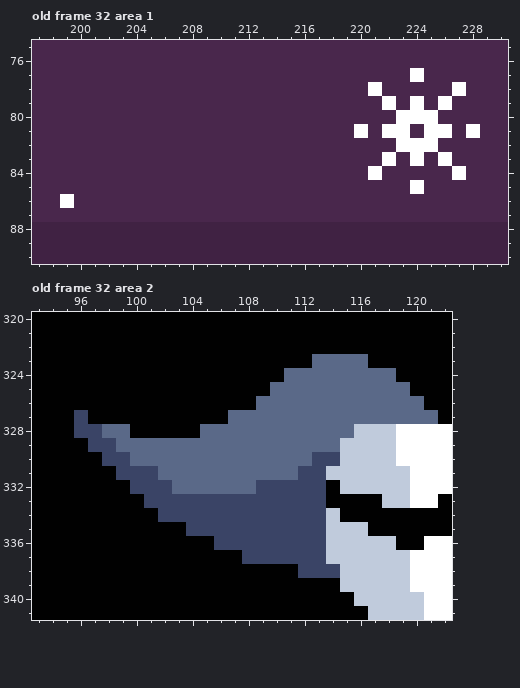
One commit to this pixel-art file: data/img/cutscenes/intro/heroscene.ase. The picture above is the old version.
240x405 pixels, 32 frames. Colours within 5 levels of each other are drawn and written as one. Shown: old frame 32 area 1: x 197..230, y 75..90; old frame 32 area 2: x 93..122, y 320..341. The commit also changed other frames or places, which this record leaves out.
New version:
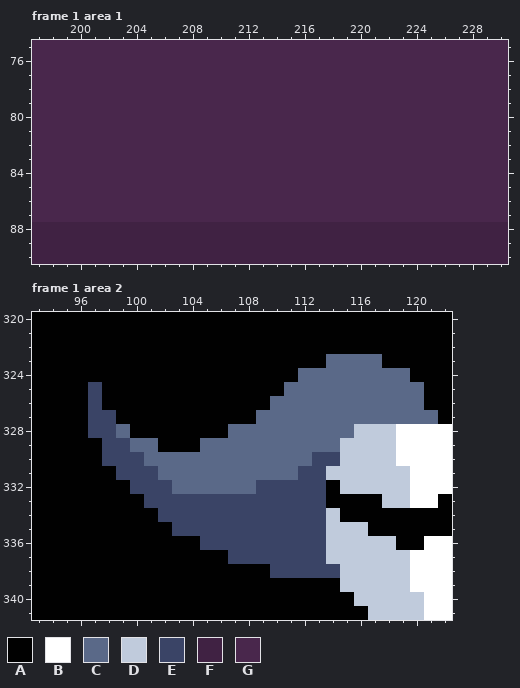
Palette (. is transparent): A #010101  B #ffffff  C #5a6988  D #c0cbdc  E #3a4466  F #402243  G #49274c
A new or re-ordered frame is compared with the old frame closest to it.
Change:
frames re-ordered
Frame 1 area 1 against old frame 32:
The author changed colour B to colour G in row 77 at x 224; in row 78 at x 221 and 227; in row 79 at x 222, 224 and 226; in row 80 at x 223 to 225; in row 81 at x 220, 222 to 223, 225 to 226 and 228; in row 82 at x 223 to 225.
The author changed colour B to colour G in row 83 at x 222, 224 and 226; in row 84 at x 221 and 227; in row 85 at x 224; in row 86 at x 199.
Frame 1 area 2 against old frame 32:
The author changed colour C to colour A in row 323 at x 113; in row 324 at x 111; in row 325 at x 110; in row 326 at x 109; in row 327 at x 107 to 108; in row 328 at x 105 to 106.
The author changed colour C to colour A in row 329 at x 102 to 104.
The author changed colour E to colour A in rows 327 to 328 at x 96; in row 329 at x 97.
The author changed colour A to colour C in row 323 at x 117; in row 324 at x 119; in row 325 at x 120.
The author changed colour A to colour E in rows 325 to 326 at x 97; in row 327 at x 97 to 98; in row 335 at x 103; in row 336 at x 105; in row 337 at x 107; in row 338 at x 110 to 111.
The author changed colour C to colour E in row 328 at x 98; in row 329 at x 99; in row 330 at x 100.
Boxes around the changes in both pictures, in picture pixels (x1, y1, x2, y2):
changed: (354, 68, 480, 194)
changed: (60, 194, 74, 208)
changed: (74, 354, 326, 466)
changed: (368, 354, 424, 396)
changed: (172, 522, 298, 578)
